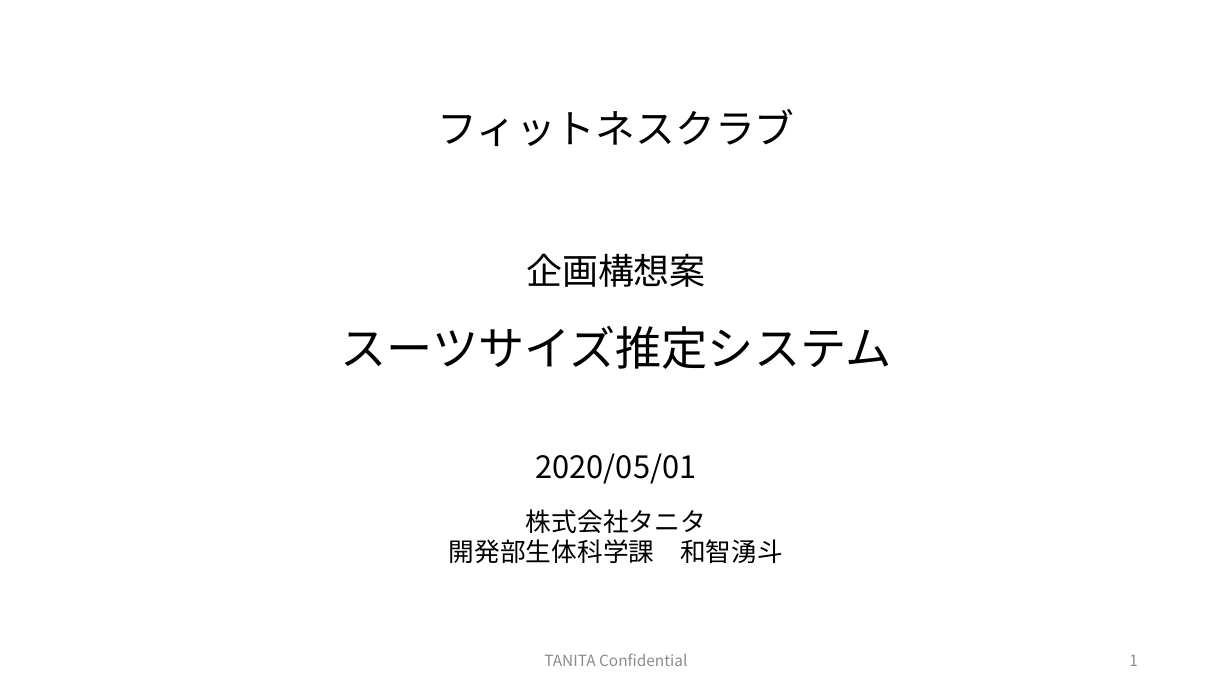
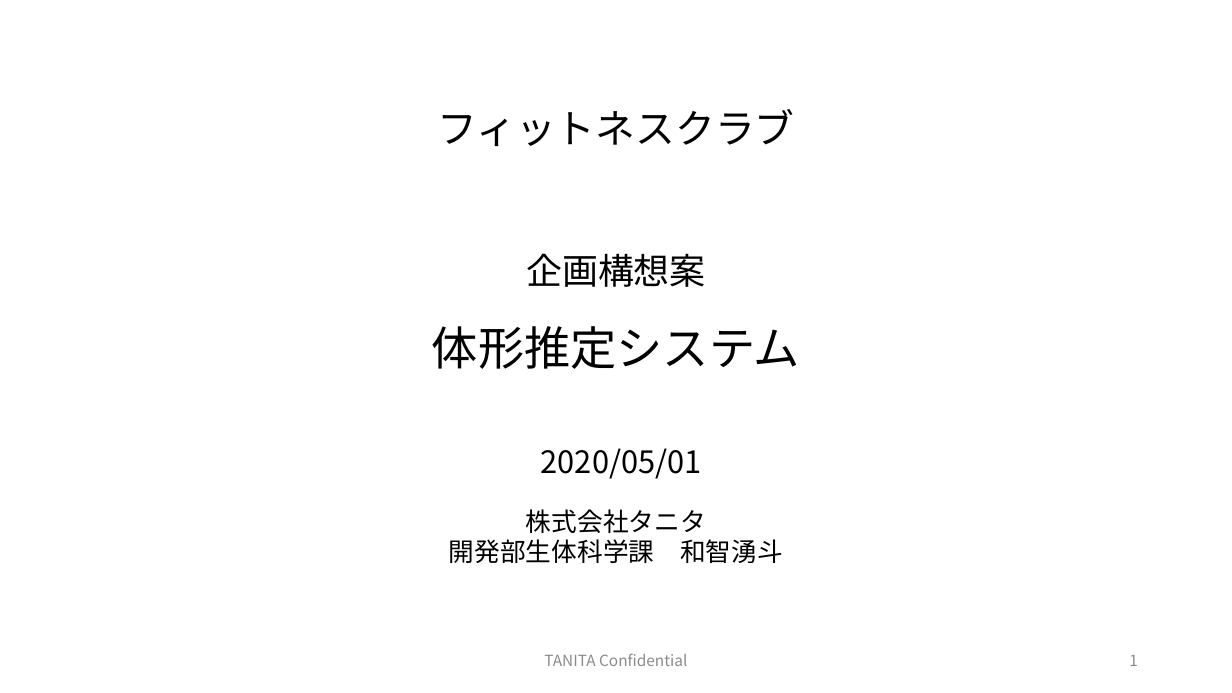
Before and after one commit to yutowac/git_tutorial, a slide deck: slide 1 of 20200401_企画構想書案.pptx. Drawn at 1232x693 pixels with LibreOffice and Linux fonts; fonts in the diff are those of the drawing. Boxes give left, top, right and bottom in pixels: in the first picture for what was removed or moved away, otherwise in the second. Text is boxed around its words. In the diff, an @@ line names an element or a change of style, - is before the commit and + after.

Commit message:
はるやま様向け資料の残りを修正

```diff
--- a/20200401_企画構想書案.pptx
+++ b/20200401_企画構想書案.pptx
@@ title at (432, 253, 800, 369): text changed @@
-企画構想案
-スーツサイズ推定システム
+企画構想案
+体形推定システム
@@ subtitle "2020/05/01": place and size @@
-subtitle "2020/05/01" at (536, 453, 697, 484)
+subtitle "2020/05/01" at (541, 448, 702, 479)
```
